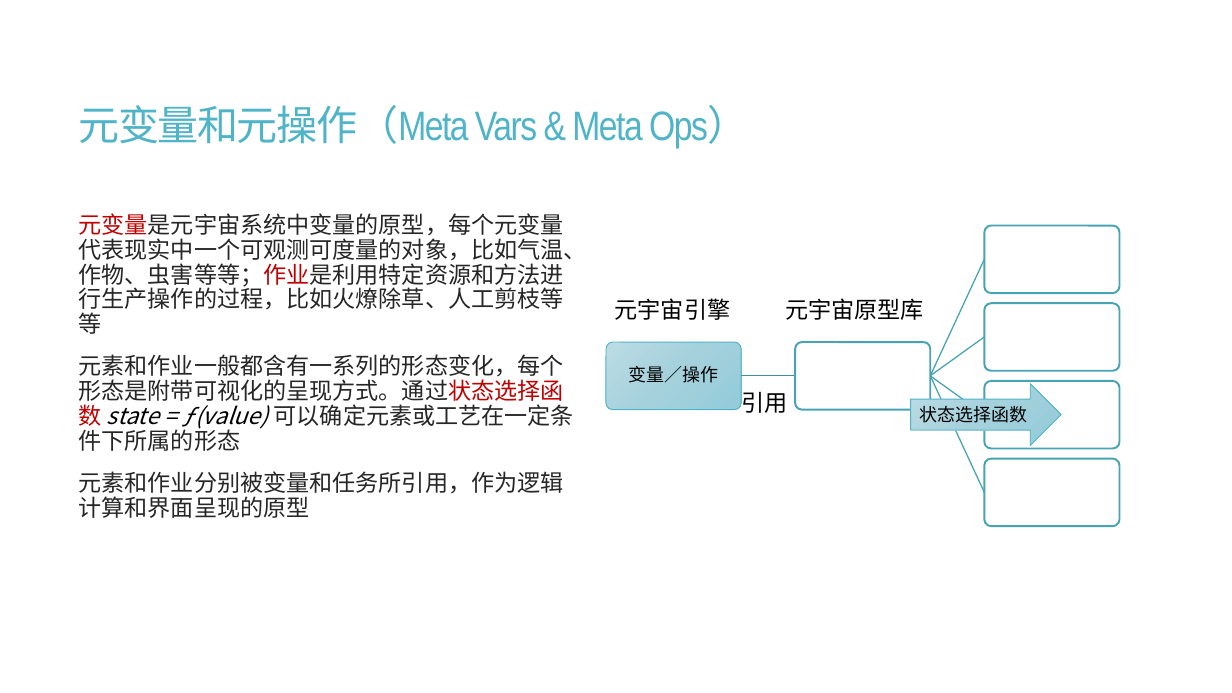
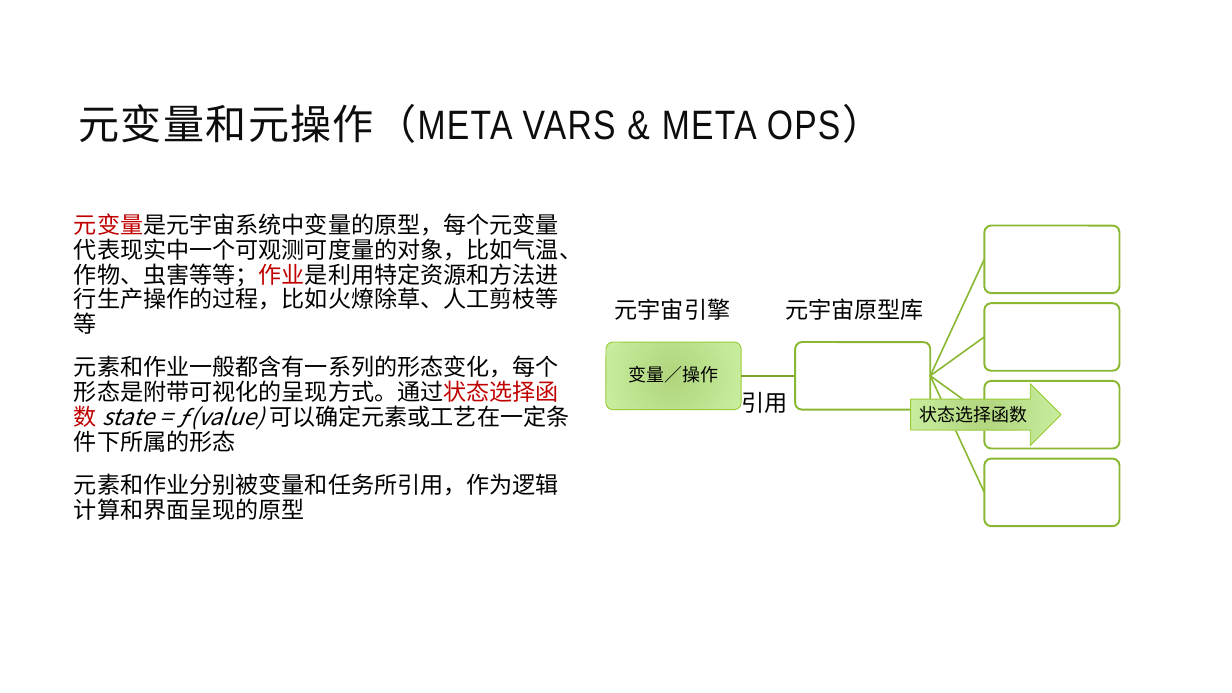
Before and after one commit to jzgi/chainfx, a slide deck: slide 10 of Docs/品链框架.pptx (slide 8 before the commit). Drawn at 1232x693 pixels with LibreOffice and Linux fonts; fonts in the diff are those of the drawing. Boxes give left, top, right and bottom in pixels: in the first picture for what was removed or moved away, otherwise in the second. Text is boxed around its words. In the diff, an @@ line names an element or a change of style, - is before the commit and + after.

```diff
--- a/Docs/品链框架.pptx
+++ b/Docs/品链框架.pptx
@@ title at (x1=79, y1=104, x2=884, y2=143): text changed; text colour #50B4C8 to #0D0D0D @@
-元变量和元操作（Meta Vars & Meta Ops）
+元变量和元操作（META VARS & META OPS）
@@ text "元变量是元宇宙系统中变量的原型，每个元变量代表现实中一个可观测可度量的对象，比如气温、作物、虫害等等；作业是利用特定资源 ..." at (x1=74, y1=213, x2=582, y2=520): text colour #262626 to #000000 in "元变量是元宇宙系统中变量的原型，每个元变量代表现实中一个可观测可度量的对象，比如气温、作物、虫害等等；作业是利用特定资源 ...", "元素和作业一般都含有一系列的形态变化，每个形态是附带可视化的呈现方式。通过状态选择函数 可以确定元素或工艺在一定条件下所 ...", "元素和作业分别被变量和任务所引用，作为逻辑计算和界面呈现的原型"; more space between paragraphs @@
@@ rounded rectangle at (x1=606, y1=342, x2=741, y2=409): fill gradient #BDDCE5 to #A5D1DD to #94CBD9 to gradient #B0D57D to #CAEEA0; outline #50B4C8 0.75 pt to #99CB38 0.75 pt @@
@@ freeform shape at (x1=741, y1=374, x2=795, y2=378): outline #4090A0 1 pt to #7BA32D 1.25 pt @@
@@ right arrow "状态选择函数" at (x1=911, y1=384, x2=1062, y2=445): fill gradient #BDDCE5 to #A5D1DD to #94CBD9 to gradient #B0D57D to #CAEEA0; outline #50B4C8 0.75 pt to #99CB38 0.75 pt @@
@@ outline #49A3B6 1 pt to #8BB833 1.25 pt in 4 elements at (x1=929, y1=259, x2=987, y2=377), (x1=929, y1=336, x2=986, y2=378), (x1=929, y1=375, x2=986, y2=416), (x1=929, y1=375, x2=987, y2=493) @@
@@ outline #49A3B6 1.5 pt to #8BB833 1.5 pt in 5 elements at (x1=796, y1=342, x2=931, y2=409), (x1=984, y1=226, x2=1119, y2=293), (x1=984, y1=303, x2=1119, y2=371), (x1=984, y1=381, x2=1119, y2=448), (x1=984, y1=458, x2=1119, y2=526) @@
```
Also in this commit, not shown: 15 other slides changed, 2 slides added, 20 slides removed, 17 other files.
